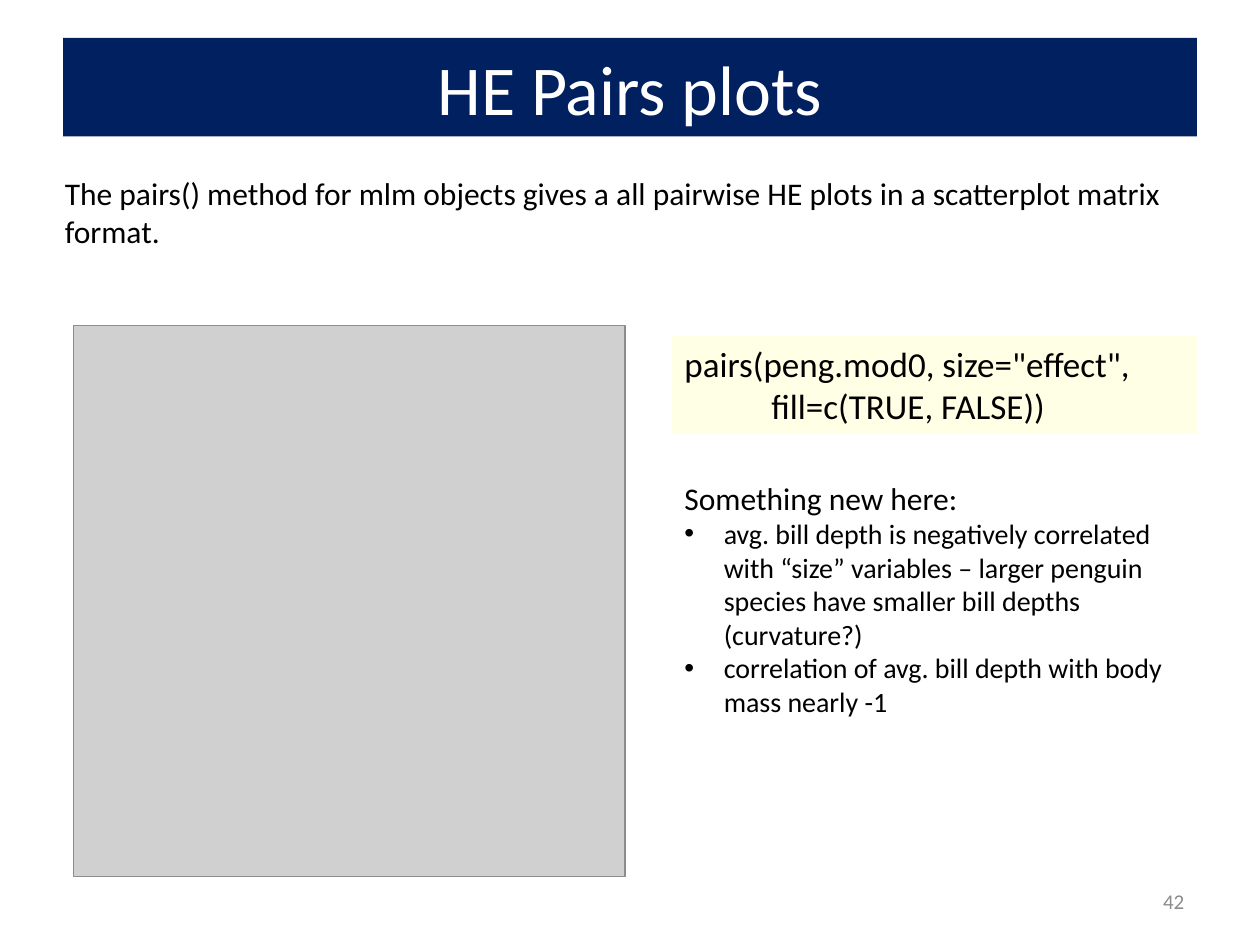
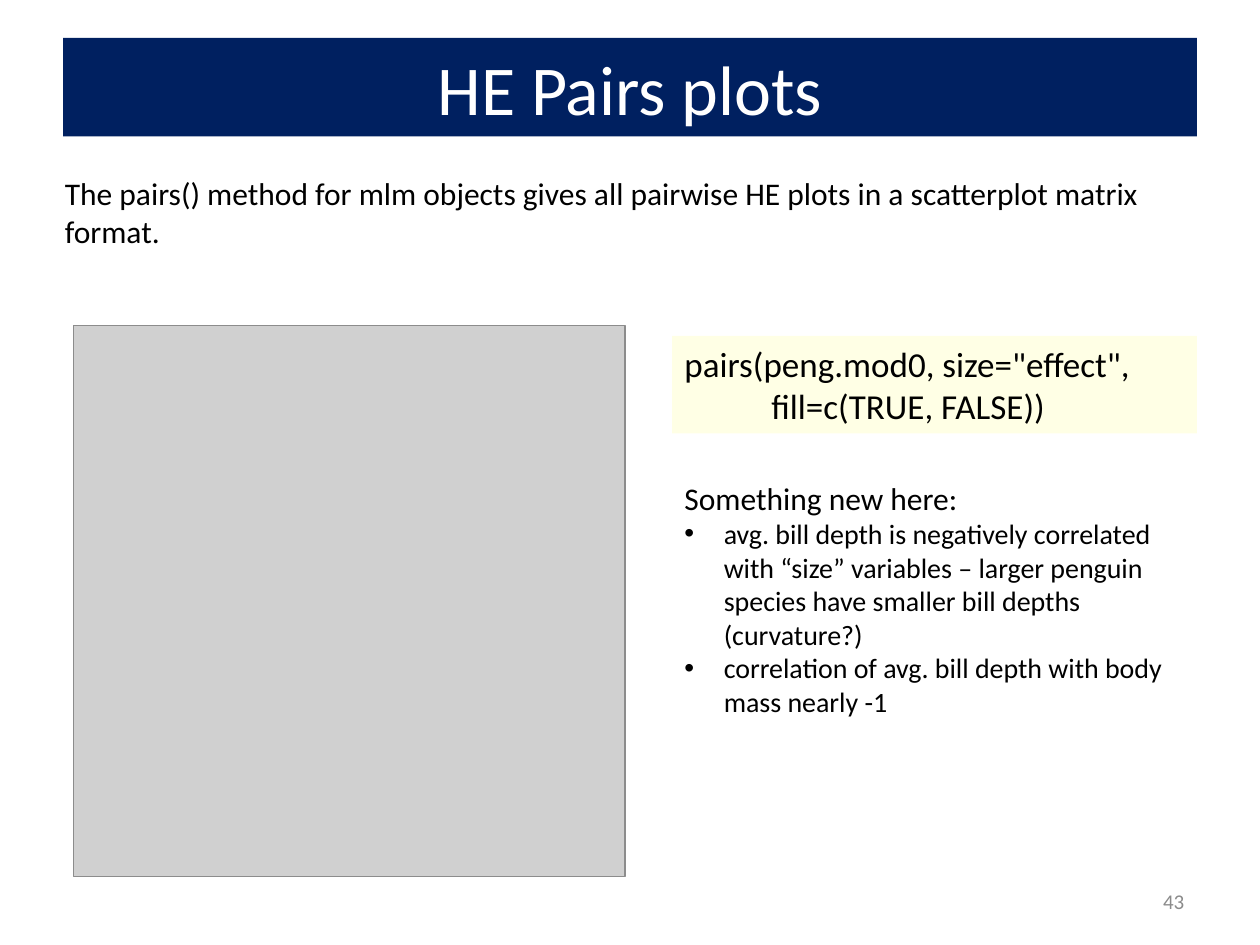
Before and after one commit to friendly/VisMLM-course, a slide deck: slide 43 of lectures/lecture2.pptx (slide 42 before the commit). Drawn at 1260x945 pixels with LibreOffice and Linux fonts; fonts in the diff are those of the drawing; grey boxes stand for pictures. Boxes give left, top, right and bottom in pixels: in the first picture for what was removed or moved away, otherwise in the second. Text is boxed around its words. In the diff, an @@ line names an element or a change of style, - is before the commit and + after.

Commit message:
update lectures

```diff
--- a/lectures/lecture2.pptx
+++ b/lectures/lecture2.pptx
@@ text at (65, 182, 1137, 244): text changed @@
-The pairs() method for mlm objects gives a all pairwise HE plots in a scatterplot matrix format.
+The pairs() method for mlm objects gives all pairwise HE plots in a scatterplot matrix format.
@@ page number at (1163, 895, 1184, 909): text changed @@
-42
+43
```
Also in this commit, not shown: 5 other slides changed, 2 slides added, 1 slide removed, 6 other files.
